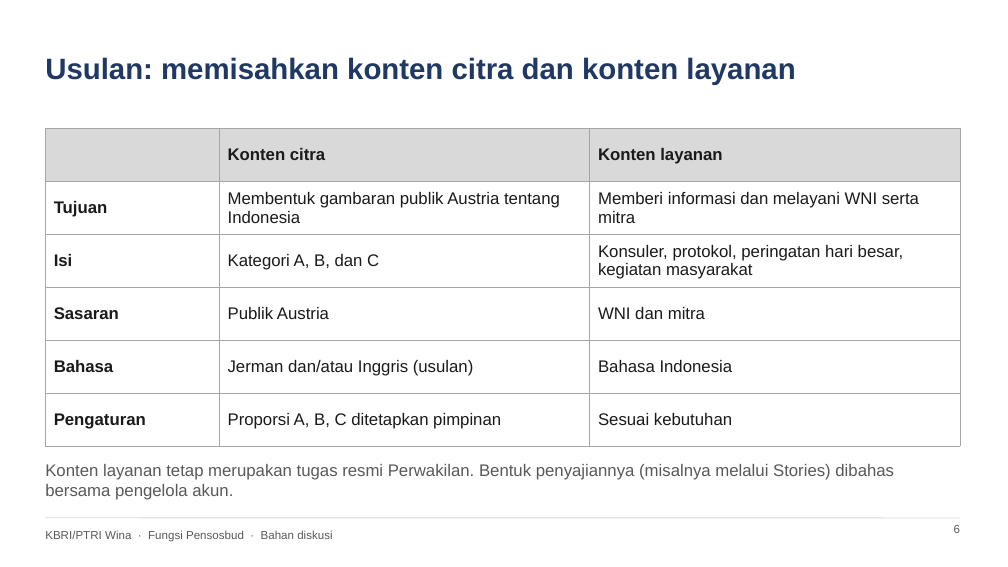
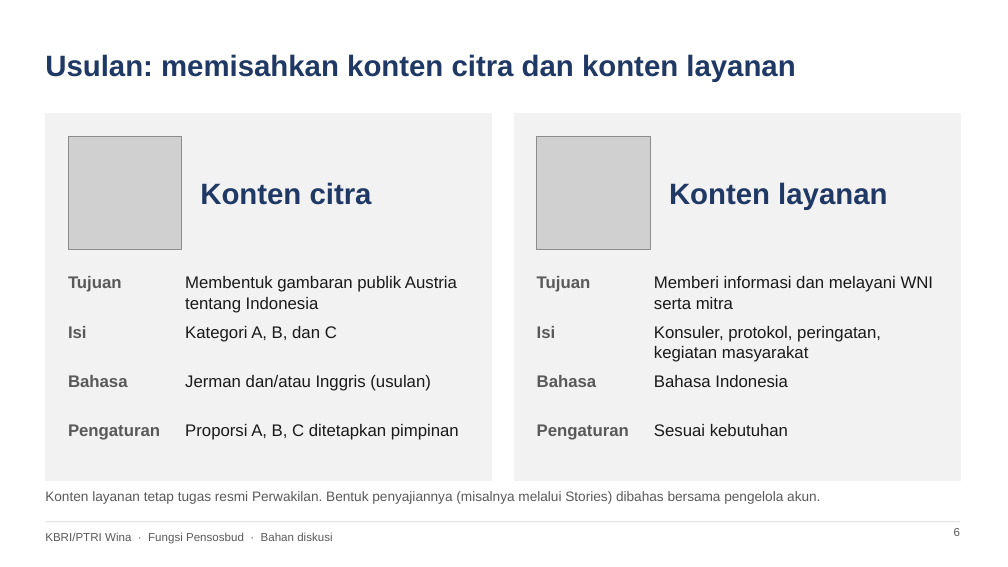
Before and after one commit to quintareva09/quintadeyandaputri, a slide deck: slide 6 of ici_analysis/KBRI_Wina_Penataan_Konten_Instagram.pptx. Drawn at 1008x567 pixels with LibreOffice and Linux fonts; fonts in the diff are those of the drawing; grey boxes stand for pictures. Boxes give left, top, right and bottom in pixels: in the first picture for what was removed or moved away, otherwise in the second. Text is boxed around its words. In the diff, an @@ line names an element or a change of style, - is before the commit and + after.

```diff
--- a/ici_analysis/KBRI_Wina_Penataan_Konten_Instagram.pptx
+++ b/ici_analysis/KBRI_Wina_Penataan_Konten_Instagram.pptx
@@ title "Usulan: memisahkan konten citra dan ...": place and size @@
-title "Usulan: memisahkan konten citra dan ..." at [45, 57, 795, 85]
+title "Usulan: memisahkan konten citra dan ..." at [45, 54, 795, 81]
@@ rectangle added at [45, 113, 492, 480], fill #F2F2F2, outline #F2F2F2 1 pt @@
@@ rectangle added at [514, 113, 960, 480], fill #F2F2F2, outline #F2F2F2 1 pt @@
@@ table removed at [45, 129, 960, 433], 6 rows, 3 columns @@
- | Konten citra | Konten layanan
-Tujuan | Membentuk gambaran publik Austria tentang Indonesia | Memberi informasi dan melayani WNI serta mitra
-Isi | Kategori A, B, dan C | Konsuler, protokol, peringatan hari besar, kegiatan masyarakat
-Sasaran | Publik Austria | WNI dan mitra
-Bahasa | Jerman dan/atau Inggris (usulan) | Bahasa Indonesia
-Pengaturan | Proporsi A, B, C ditetapkan pimpinan | Sesuai kebutuhan
@@ picture added at [68, 136, 181, 250] @@
@@ picture added at [537, 136, 650, 250] @@
@@ text added at [200, 182, 372, 205], 28 pt, text #1F3864, bold @@
+Konten citra
@@ text added at [669, 182, 887, 210], 28 pt, text #1F3864, bold @@
+Konten layanan
@@ text added at [68, 276, 122, 292], 16 pt, text #595959, bold @@
+Tujuan
@@ text added at [185, 276, 457, 313], 16 pt, text #1A1A1A @@
+Membentuk gambaran publik Austria tentang Indonesia
@@ text added at [537, 276, 591, 292], 16 pt, text #595959, bold @@
+Tujuan
@@ text added at [654, 276, 934, 309], 16 pt, text #1A1A1A @@
+Memberi informasi dan melayani WNI serta mitra
@@ text added at [68, 326, 87, 338], 16 pt, text #595959, bold @@
+Isi
@@ text added at [185, 326, 337, 342], 16 pt, text #1A1A1A @@
+Kategori A, B, dan C
@@ text added at [537, 326, 556, 338], 16 pt, text #595959, bold @@
+Isi
@@ text added at [654, 326, 881, 362], 16 pt, text #1A1A1A @@
+Konsuler, protokol, peringatan, kegiatan masyarakat
@@ text added at [68, 375, 128, 387], 16 pt, text #595959, bold @@
+Bahasa
@@ text added at [185, 375, 431, 391], 16 pt, text #1A1A1A @@
+Jerman dan/atau Inggris (usulan)
@@ text added at [537, 375, 597, 387], 16 pt, text #595959, bold @@
+Bahasa
@@ text added at [654, 375, 788, 387], 16 pt, text #1A1A1A @@
+Bahasa Indonesia
@@ text added at [68, 424, 160, 440], 16 pt, text #595959, bold @@
+Pengaturan
@@ text added at [185, 424, 459, 440], 16 pt, text #1A1A1A @@
+Proporsi A, B, C ditetapkan pimpinan
@@ text added at [537, 424, 629, 440], 16 pt, text #595959, bold @@
+Pengaturan
@@ text added at [654, 424, 788, 436], 16 pt, text #1A1A1A @@
+Sesuai kebutuhan
@@ text at [45, 491, 820, 504]: text changed; size 16 to 13 pt @@
-Konten layanan tetap merupakan tugas resmi Perwakilan. Bentuk penyajiannya (misalnya melalui Stories) dibahas bersama pengelola akun.
+Konten layanan tetap tugas resmi Perwakilan. Bentuk penyajiannya (misalnya melalui Stories) dibahas bersama pengelola akun.
@@ text "Konten layanan tetap tugas resmi ..." at [45, 491, 820, 504]: vertical alignment middle to top @@
@@ line moved from (45, 518) - (960, 518) to (45, 522) - (960, 522) @@
```
Also in this commit, not shown: 9 other slides changed, 1 slide removed, 2 other files.
